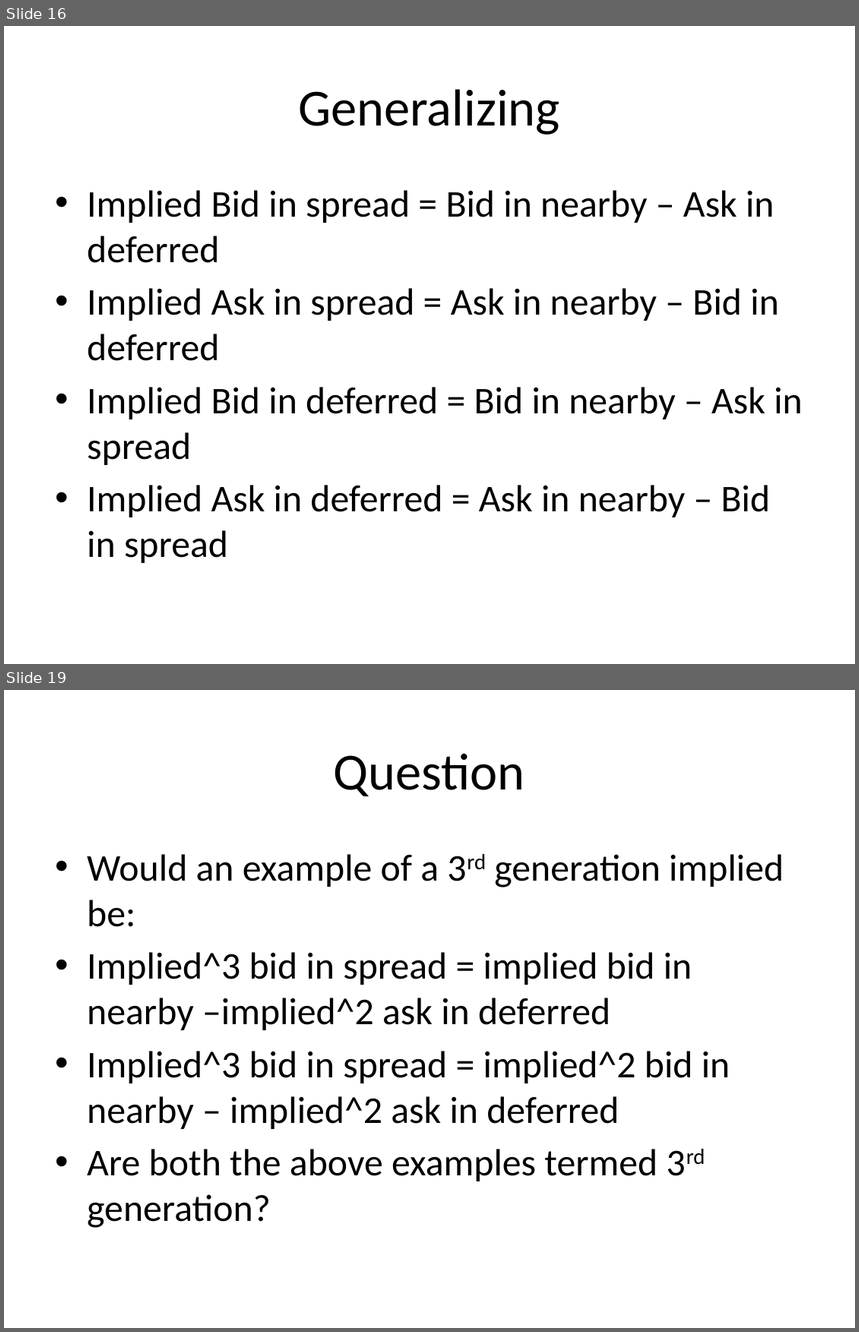
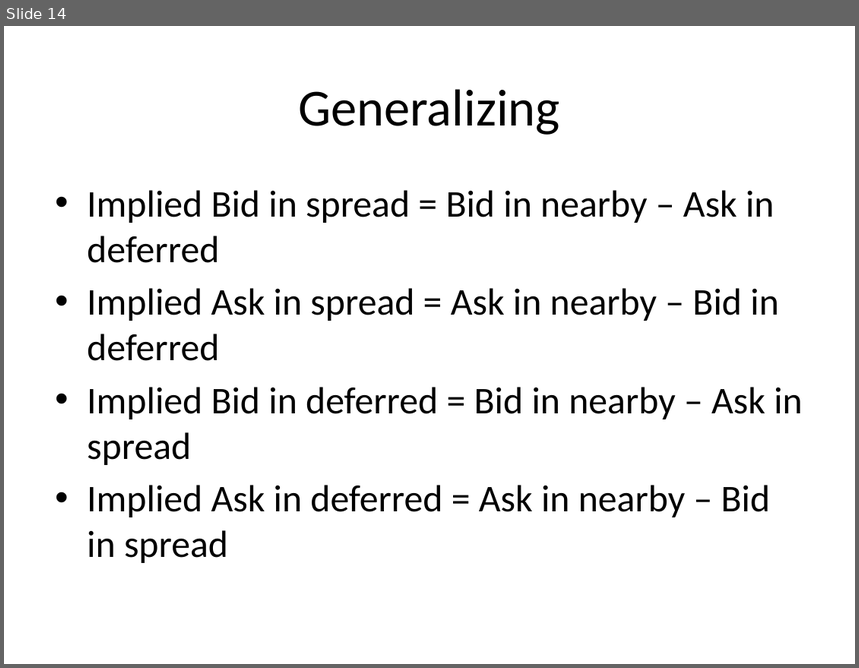
Before and after one commit to benofben/implier, a slide deck: doc/Implier - Background.pptx. Shown one above the other, each under a label of ours: slides 16 and 19 before the commit, slide 14 after it; the slides between them are not shown. The pictures are 859x1332 and 859x668 pixels, drawn with LibreOffice and Linux fonts; fonts in the diff are those of the drawing. Boxes give left, top, right and bottom in pixels: in the first picture for what was removed or moved away, otherwise in the second. Text is boxed around its words. In the diff, an @@ line names an element or a change of style, - is before the commit and + after.

```diff
--- a/doc/Implier - Background.pptx
+++ b/doc/Implier - Background.pptx
@@ slide 19 removed at bbox=[4, 690, 855, 1328], background #FFFFFF @@
@@ title removed at bbox=[334, 753, 525, 796] @@
-Question
@@ text removed at bbox=[87, 854, 784, 1228] @@
-• Would an example of a 3rd generation implied be:
-• Implied^3 bid in spread = implied bid in nearby –implied^2 ask in deferred
-• Implied^3 bid in spread = implied^2 bid in nearby – implied^2 ask in deferred
-• Are both the above examples termed 3rd generation?
@@ what was slide 16 is now slide 14 @@
```
Also in this commit, not shown: 2 slides added, 8 other slides removed, 11 other files.
